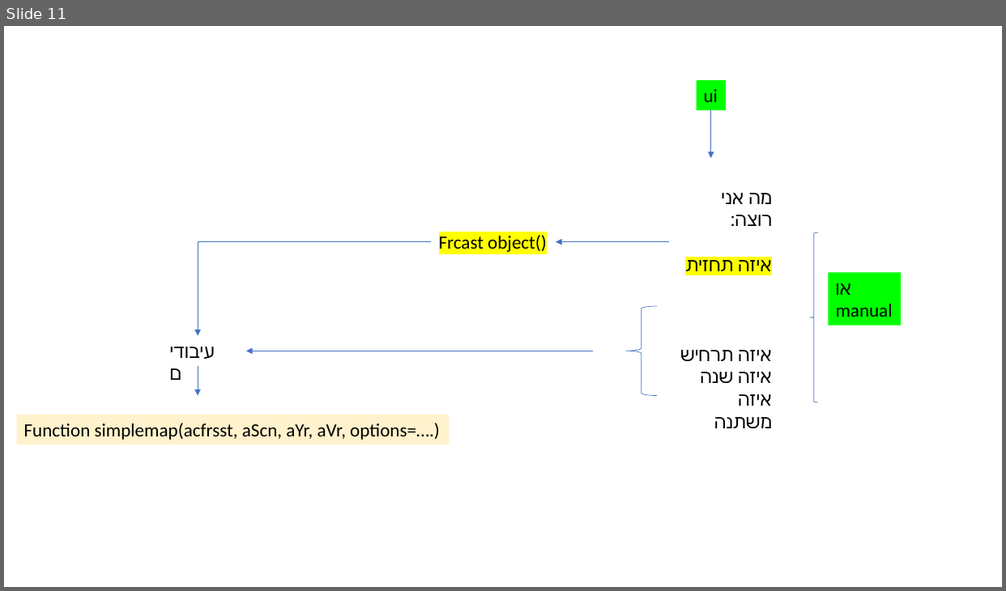
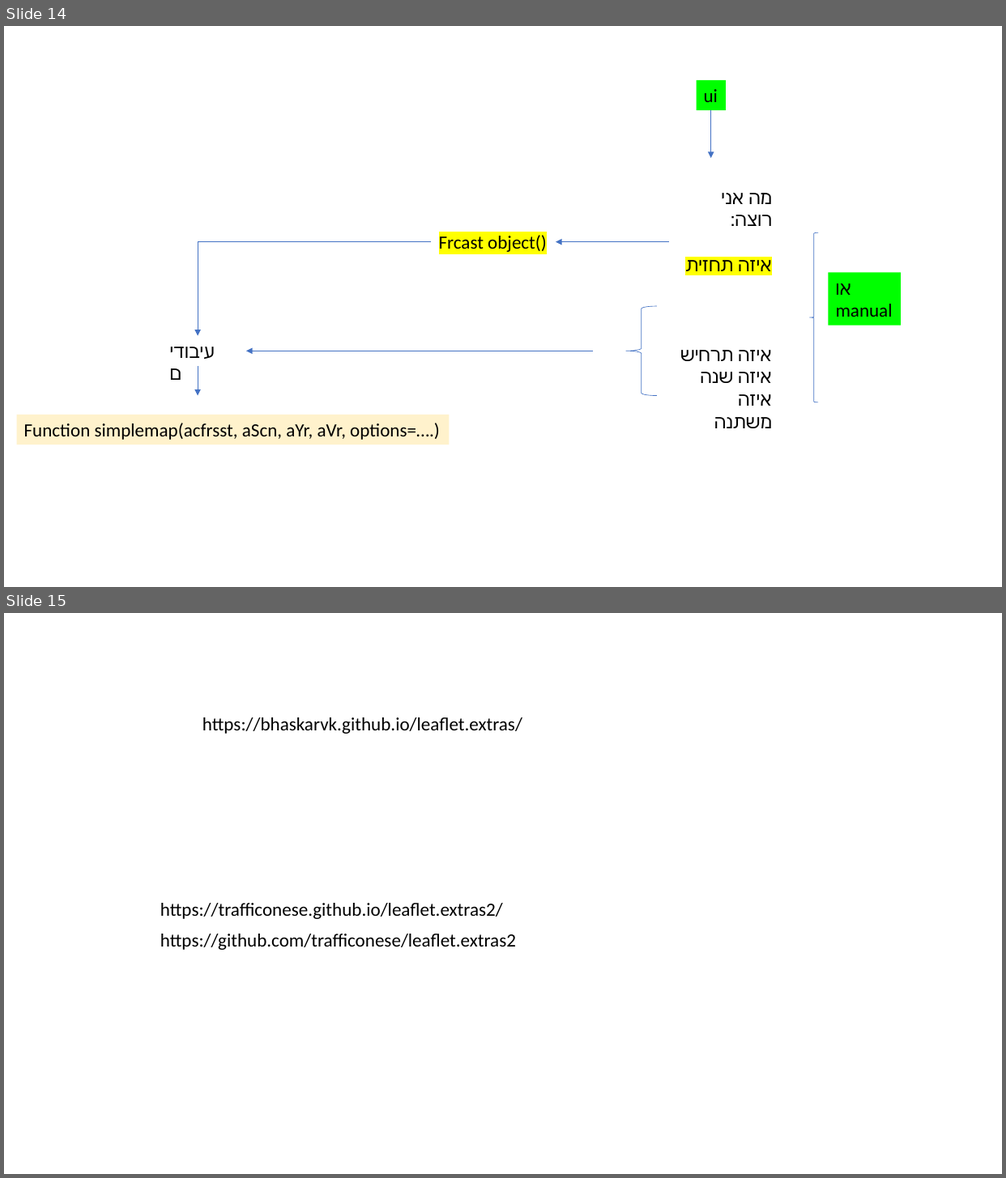
Before and after one commit to MOTRoundTables/ScenarioBank, a slide deck: doc/ScnLibApp.pptx. Shown one above the other, each under a label of ours: slide 11 before the commit, slides 14 and 15 after it. The pictures are 1006x591 and 1006x1178 pixels, drawn with LibreOffice and Linux fonts; fonts in the diff are those of the drawing. Boxes give left, top, right and bottom in pixels: in the first picture for what was removed or moved away, otherwise in the second. Text is boxed around its words. In the diff, an @@ line names an element or a change of style, - is before the commit and + after.

```diff
--- a/doc/ScnLibApp.pptx
+++ b/doc/ScnLibApp.pptx
@@ slide 15 added at (4,613,1002,1174), background #FFFFFF @@
@@ text added at (202,717,522,734), 18 pt, text #000000 @@
+https://bhaskarvk.github.io/leaflet.extras/
@@ text added at (160,903,503,919), 18 pt, text #000000 @@
+https://trafficonese.github.io/leaflet.extras2/
@@ text added at (160,934,516,950), 18 pt, text #000000 @@
+https://github.com/trafficonese/leaflet.extras2
@@ what was slide 11 is now slide 14 @@
```
Also in this commit, not shown: 8 slides changed, 6 other slides added, 2 slides removed, 4 other files.
